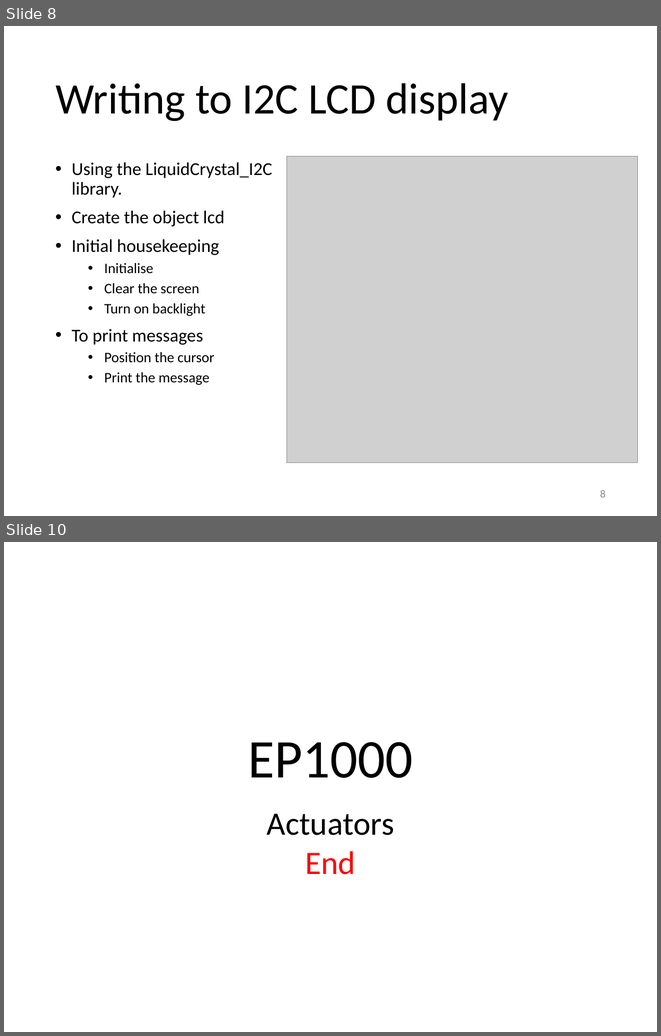
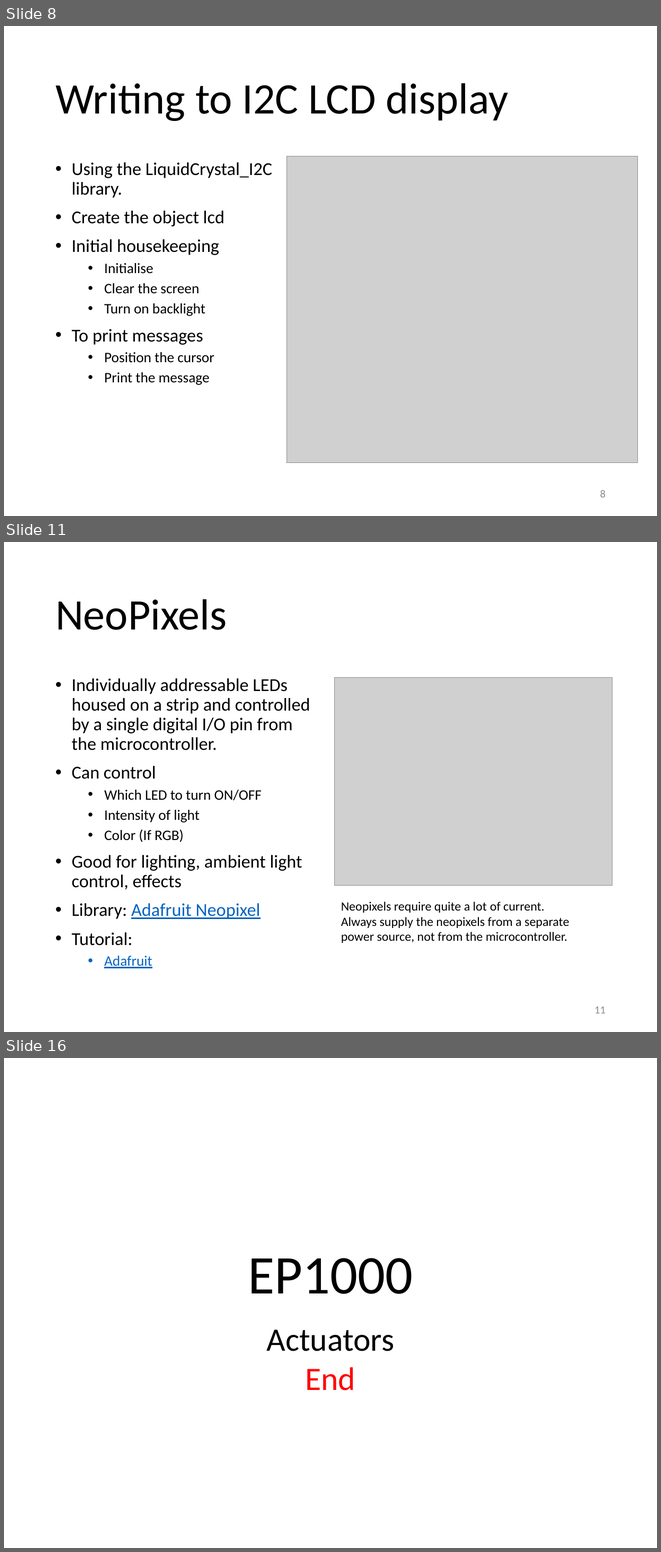
Before and after one commit to RDorville/digfab, a slide deck: presentations/ep1000_actuators/ep1000_actuators.pptx. Shown one above the other, each under a label of ours: slides 8 and 10 before the commit, slides 8, 11 and 16 after it; the slides between them are not shown. The pictures are 661x1036 and 661x1552 pixels, drawn with LibreOffice and Linux fonts; fonts in the diff are those of the drawing; grey boxes stand for pictures; background and template pictures are left out. Boxes give left, top, right and bottom in pixels: in the first picture for what was removed or moved away, otherwise in the second. Text is boxed around its words. In the diff, an @@ line names an element or a change of style, - is before the commit and + after.

```diff
--- a/presentations/ep1000_actuators/ep1000_actuators.pptx
+++ b/presentations/ep1000_actuators/ep1000_actuators.pptx
@@ slide 11 added at (4, 542, 657, 1032), background #FFFFFF @@
@@ title added at (55, 599, 227, 630), 48 pt, text #000000 @@
+NeoPixels
@@ text added at (72, 678, 310, 968), 20 pt, text #000000 @@
+• Individually addressable LEDs housed on a strip and controlled by a single digital I/O pin from the microcontroller.
+• Can control
+  • Which LED to turn ON/OFF
+  • Intensity of light
+  • Color (If RGB)
+• Good for lighting, ambient light control, effects
+• Library: Adafruit Neopixel
+• Tutorial:
+  • Adafruit
@@ picture added at (334, 677, 612, 885) @@
@@ text added at (341, 901, 569, 943), 14 pt, text #000000 @@
+Neopixels require quite a lot of current. Always supply the neopixels from a separate power source, not from the microcontroller.
@@ page number added at (594, 1006, 606, 1013), 12 pt, text #8C8C8C @@
+11
@@ what was slide 10 is now slide 16 @@
```
Also in this commit, not shown: 4 slides changed, 5 other slides added, 14 other files.
